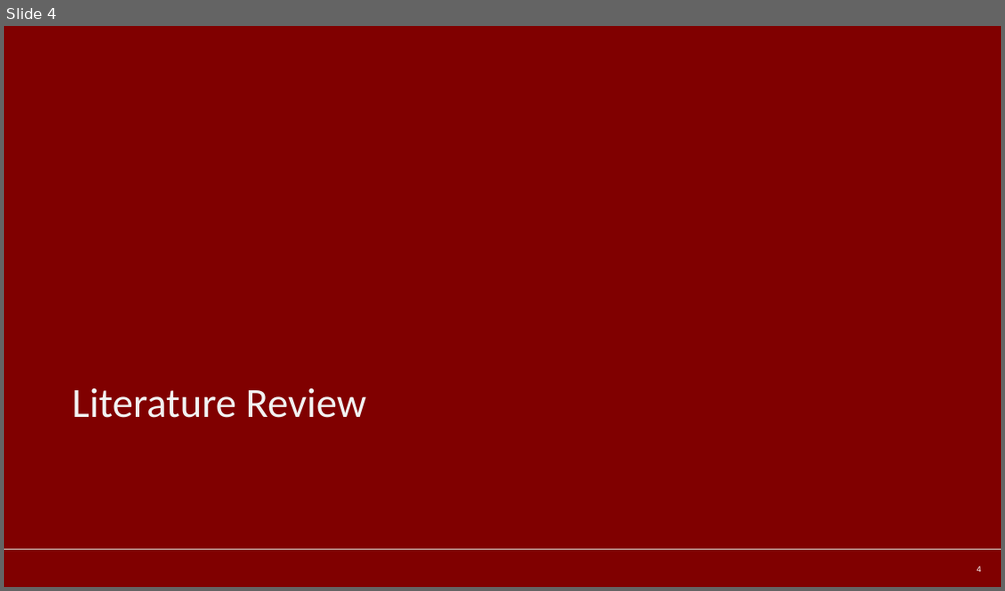
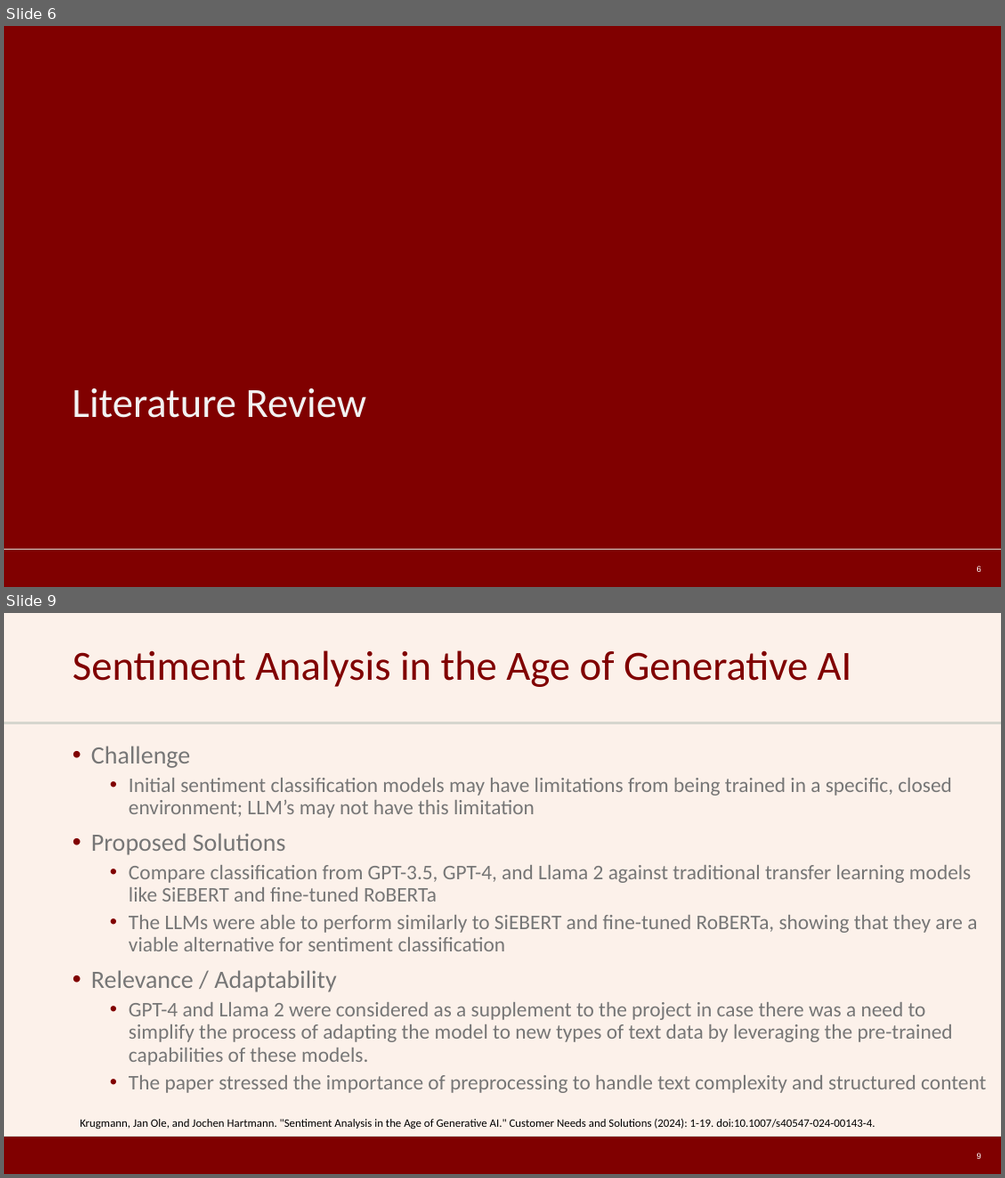
Before and after one commit to allenpavlovich/uchicago-lnm-project, a slide deck: reports/presentations/Uchicago_LNM_Twitter_Sentiment_Unformatted.pptx. Shown one above the other, each under a label of ours: slide 4 before the commit, slides 6 and 9 after it; the slides between them are not shown. The pictures are 1005x591 and 1005x1178 pixels, drawn with LibreOffice and Linux fonts; fonts in the diff are those of the drawing; background and template pictures are left out. Boxes give left, top, right and bottom in pixels: in the first picture for what was removed or moved away, otherwise in the second. Text is boxed around its words. In the diff, an @@ line names an element or a change of style, - is before the commit and + after.

```diff
--- a/reports/presentations/Uchicago_LNM_Twitter_Sentiment_Unformatted.pptx
+++ b/reports/presentations/Uchicago_LNM_Twitter_Sentiment_Unformatted.pptx
@@ slide 9 added at [4,613,1001,1174], background #FBE5D6 at 50% opacity; not listed: 3 template elements that a slide beside it also shows @@
@@ title added at [73,650,852,687], 40 pt, text #800000 @@
+Sentiment Analysis in the Age of Generative AI
@@ text added at [91,746,986,1093], 20 pt, text #767676 @@
+• Challenge
+  • Initial sentiment classification models may have limitations from being trained in a specific, closed environment; LLM’s may not have this limitation
+• Proposed Solutions
+  • Compare classification from GPT-3.5, GPT-4, and Llama 2 against traditional transfer learning models like SiEBERT and fine-tuned RoBERTa
+  • The LLMs were able to perform similarly to SiEBERT and fine-tuned RoBERTa, showing that they are a viable alternative for sentiment classification
+• Relevance / Adaptability
+  • GPT-4 and Llama 2 were considered as a supplement to the project in case there was a need to simplify the process of adapting the model to new types of text data by leveraging the pre-trained capabilities of these models.
+  • The paper stressed the importance of preprocessing to handle text complexity and structured content
@@ text added at [80,1118,874,1129], 11 pt, text #000000 @@
+Krugmann, Jan Ole, and Jochen Hartmann. "Sentiment Analysis in the Age of Generative AI." Customer Needs and Solutions (2024): 1-19. doi:10.1007/s40547-024-00143-4.
@@ page number added at [977,1152,981,1159], 8 pt, text #FFFFFF @@
+9
@@ what was slide 4 is now slide 6 @@
@@ page number at [977,565,981,572]: text changed @@
-4
+6
```
Also in this commit, not shown: 1 slide changed, 11 other slides added.
